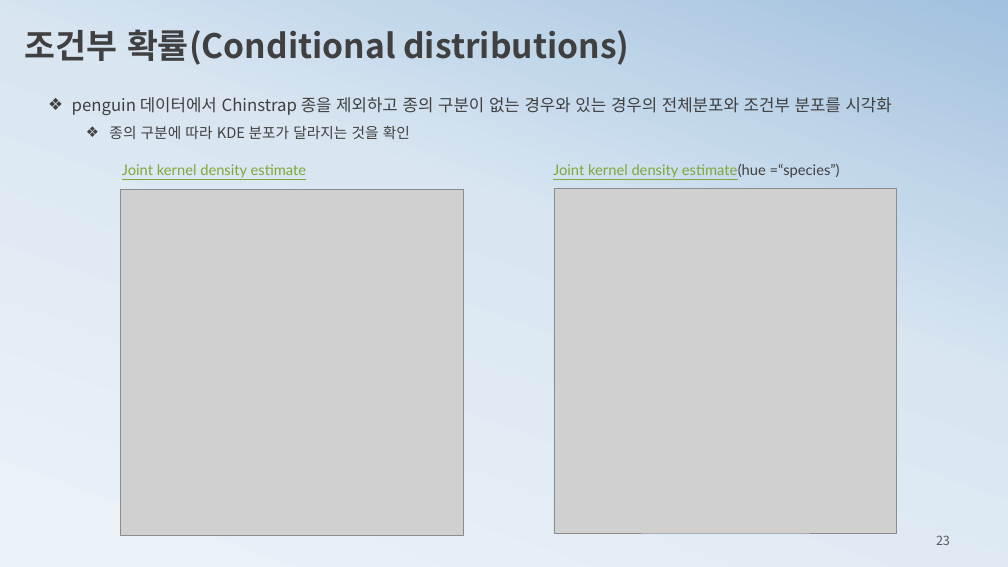
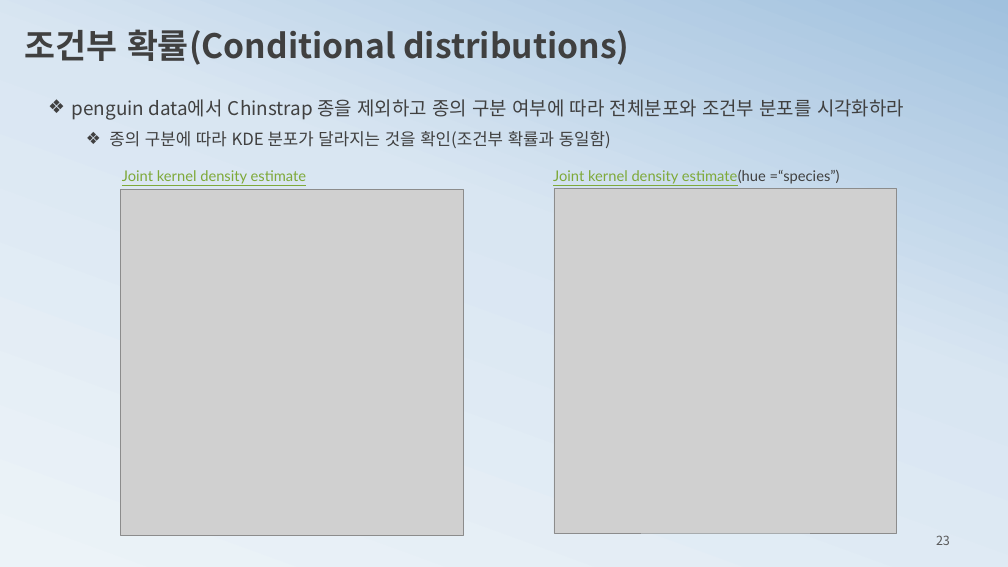
Before and after one commit to ancestor9/mathematics-for-machine-learning, a slide deck: slide 23 of 2_histogram2probability.pptx. Drawn at 1008x567 pixels with LibreOffice and Linux fonts; fonts in the diff are those of the drawing; grey boxes stand for pictures. Boxes give left, top, right and bottom in pixels: in the first picture for what was removed or moved away, otherwise in the second. Text is boxed around its words. In the diff, an @@ line names an element or a change of style, - is before the commit and + after.

```diff
--- a/2_histogram2probability.pptx
+++ b/2_histogram2probability.pptx
@@ text at bbox=[72, 99, 904, 148]: text changed; size 16 to 18 pt @@
-❖ penguin 데이터에서 Chinstrap 종을 제외하고 종의 구분이 없는 경우와 있는 경우의 전체분포와 조건부 분포를 시각화
-  ❖ 종의 구분에 따라 KDE 분포가 달라지는 것을 확인
+❖ penguin data에서 Chinstrap 종을 제외하고 종의 구분 여부에 따라 전체분포와 조건부 분포를 시각화하라
+  ❖ 종의 구분에 따라 KDE 분포가 달라지는 것을 확인(조건부 확률과 동일함)
@@ text "Joint kernel density estimate": place and size @@
-text "Joint kernel density estimate" at bbox=[122, 164, 307, 178]
+text "Joint kernel density estimate" at bbox=[122, 170, 307, 184]
@@ text "Joint kernel density estimate(hue =“species”)": place and size @@
-text "Joint kernel density estimate(hue =“species”)" at bbox=[553, 164, 840, 178]
+text "Joint kernel density estimate(hue =“species”)" at bbox=[553, 170, 840, 184]
```
Also in this commit, not shown: 14 other slides changed, 5 slides added, 3 slides removed.
